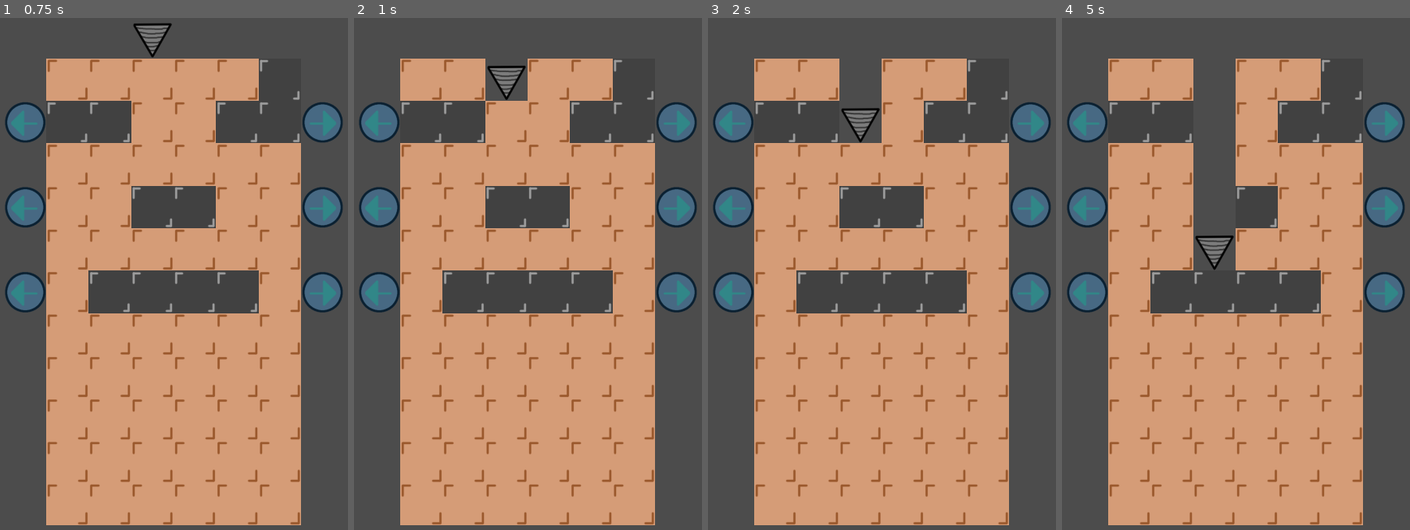
Above: before the commit, frames 1-4 (left to right).
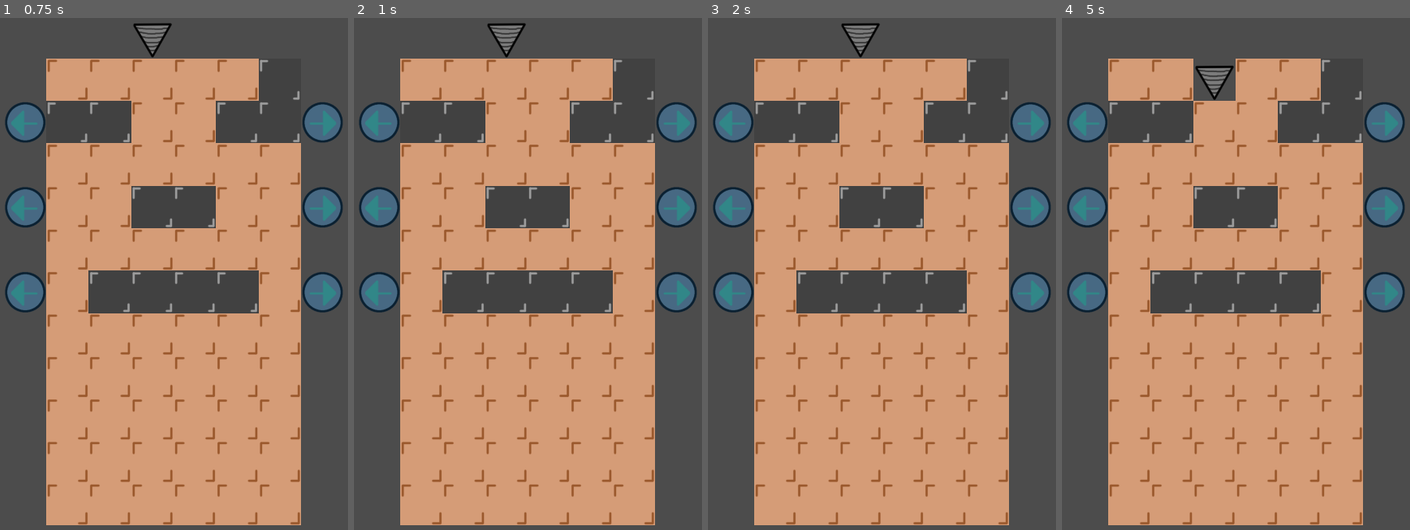
Above: after the commit, the same moments.

Repository: moisesjbc/fosu
Game: Godot game, scene res://gameplay/main/main.tscn
Two runs of this game, one before a commit and one after it. Both use one fixed random seed, a clock stepped at 60 frames per second and the inputs below.
Inputs (mouse positions are in pixels of both pictures, inside the frame that each line leads up to):
- Up to frame 1 (0.75 s): tap Enter at 0.5 s; move the mouse to (257, 258) at 0.52 s; click (257, 258) at 0.67 s
- Up to frame 2 (1 s): no input
- Up to frame 3 (2 s): tap Space at 1.25 s; move the mouse to (812, 325) at 1.27 s; click (812, 325) at 1.42 s
- Up to frame 4 (5 s): move the mouse to (1274, 151) at 2.02 s; click (1274, 151) at 2.17 s; tap Enter at 2.75, 4.25 s; move the mouse to (1222, 417) at 2.77 s; click (1222, 417) at 2.92 s; tap Space at 3.5 s; move the mouse to (1347, 386) at 3.52 s; click (1347, 386) at 3.67 s; move the mouse to (1131, 197) at 4.27 s; click (1131, 197) at 4.42 s

Frame 1 is identical in both runs. In frame 2, 1.3% of the frame differs, in the area x 37-50%, y 0-17%; in frame 3, 2.3%; in frame 4, 3.4%, in the area x 37-50%, y 9-50%.

Commit message:
Add driller movement along with row

Diff:
--- a/godot-project/gameplay/driller/driller.tscn
+++ b/godot-project/gameplay/driller/driller.tscn
@@ -15,6 +15,7 @@
 texture = ExtResource( 1 )
 
 [node name="timer" type="Timer" parent="."]
+wait_time = 3.0
 autostart = true
 
 [node name="collision_shape" type="CollisionShape2D" parent="."]
--- a/godot-project/gameplay/level/level.gd
+++ b/godot-project/gameplay/level/level.gd
@@ -6,6 +6,11 @@
 
 const FIRST_TILE_COLUMN = 1
 const LAST_TILE_COLUMN = 6
+
+const TILE_WIDTH = 128
+const TILES_PER_ROW = 6
+
+var driller
 
 
 func _input(event):
@@ -26,6 +31,14 @@
 
 	$tilemap.set_cell(LAST_TILE_COLUMN, row_index, first_tile)
 
+	# Move driller (if in the row)
+	var driller_pos = $tilemap.world_to_map(driller.global_position)
+	if driller_pos.y == row_index:
+		if driller_pos.x > FIRST_TILE_COLUMN:
+			driller.translate(Vector2(-TILE_WIDTH, 0))
+		else:
+			driller.translate(Vector2(TILE_WIDTH * (TILES_PER_ROW - 1), 0))
+
 
 func move_row_right(row_index):
 	var last_tile = $tilemap.get_cell(LAST_TILE_COLUMN, row_index)
@@ -37,8 +50,15 @@
 
 	$tilemap.set_cell(FIRST_TILE_COLUMN, row_index, last_tile)
 
+	# Move driller (if in the row)
+	var driller_pos = $tilemap.world_to_map(driller.global_position)
+	if driller_pos.y == row_index:
+		if driller_pos.x < LAST_TILE_COLUMN:
+			driller.translate(Vector2(+TILE_WIDTH, 0))
+		else:
+			driller.translate(Vector2(-TILE_WIDTH * (TILES_PER_ROW - 1), 0))
+
 
 func _on_driller_block_drilled(driller):
 	var tilemap_pos = $tilemap.world_to_map(driller.global_position)
 	$tilemap.set_cellv(tilemap_pos, -1)
-	print("Driller at tile ", tilemap_pos)
--- a/godot-project/gameplay/main/main.gd
+++ b/godot-project/gameplay/main/main.gd
@@ -1,6 +1,8 @@
 extends Node2D
 
 
+func _ready():
+	$level.driller = $driller
 
 
 func _on_target_area_driller_entered():
